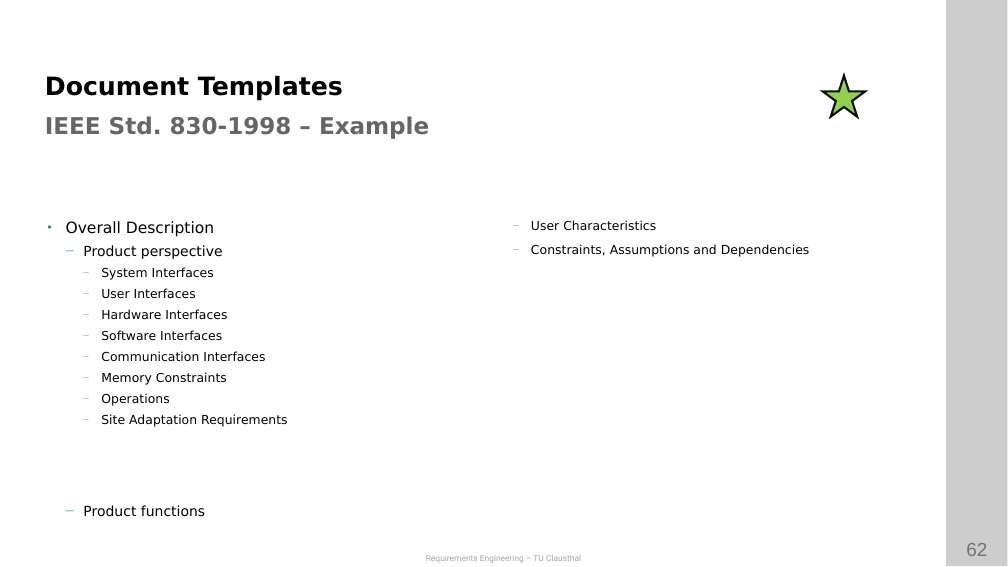
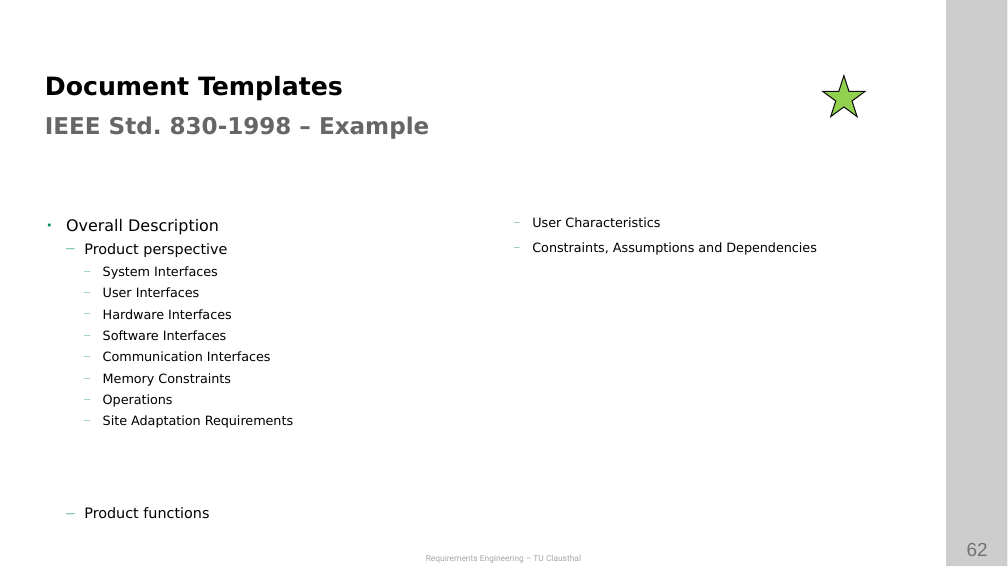
Before and after one commit to ETCE-LAB/teaching-material, a slide deck: slide 62 of Requirements-Engineering/RE-L06-Documentation--Introduction.pptx. Drawn at 1008x567 pixels with LibreOffice and Linux fonts; fonts in the diff are those of the drawing; background and template pictures are left out. Boxes give left, top, right and bottom in pixels: in the first picture for what was removed or moved away, otherwise in the second. Text is boxed around its words. In the diff, an @@ line names an element or a change of style, - is before the commit and + after.

```diff
--- a/Requirements-Engineering/RE-L06-Documentation--Introduction.pptx
+++ b/Requirements-Engineering/RE-L06-Documentation--Introduction.pptx
@@ star at [823,76,865,116]: outline #0D0D0D 2 pt to #0D0D0D 1 pt @@
@@ text "Overall Description" at [66,217,817,428]: size 14.8 to 15.2 pt in "Overall Description"; size 13.3 to 13.7 pt in "Product perspective", "Product functions"; size 11.8 to 12.2 pt in "System Interfaces", "User Interfaces", "Hardware Interfaces", "Software Interfaces" and 6 more places; indent changed @@
```
Also in this commit, not shown: 21 other slides changed, 1 other file.
